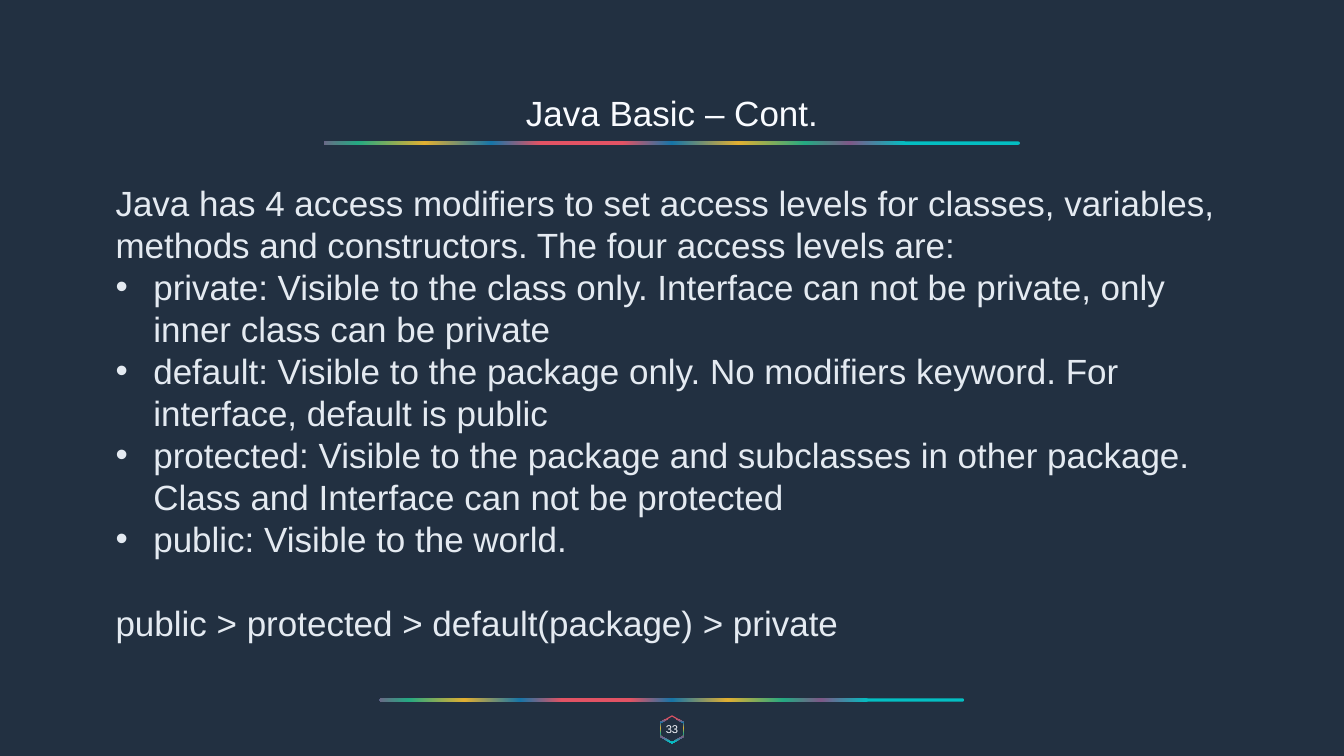
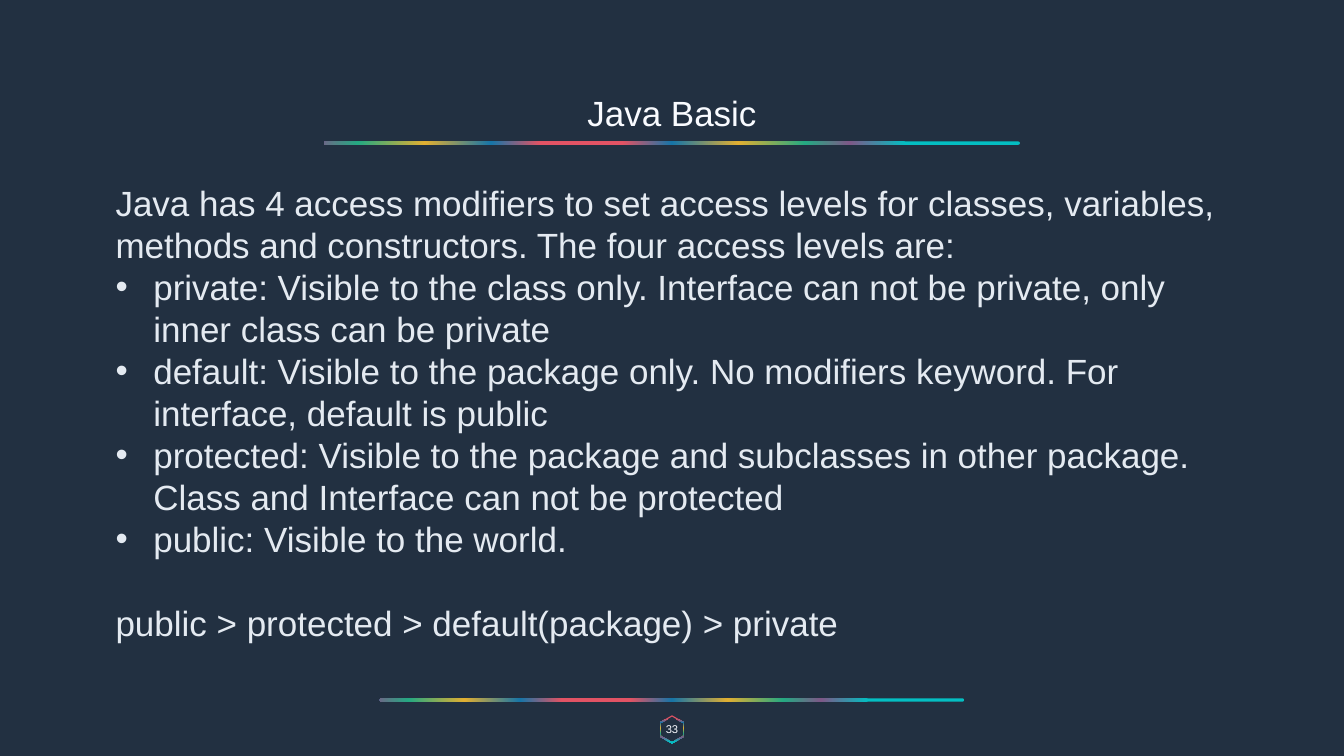
Before and after one commit to overtureLLC/java-spring-material, a slide deck: slide 33 of Warmup/warmup.pptx. Drawn at 1344x756 pixels with LibreOffice and Linux fonts; fonts in the diff are those of the drawing. Boxes give left, top, right and bottom in pixels: in the first picture for what was removed or moved away, otherwise in the second. Text is boxed around its words. In the diff, an @@ line names an element or a change of style, - is before the commit and + after.

```diff
--- a/Warmup/warmup.pptx
+++ b/Warmup/warmup.pptx
@@ text at (x1=587, y1=100, x2=757, y2=127): text changed @@
-Java Basic – Cont.
+Java Basic
```
Also in this commit, not shown: 15 other slides changed.
